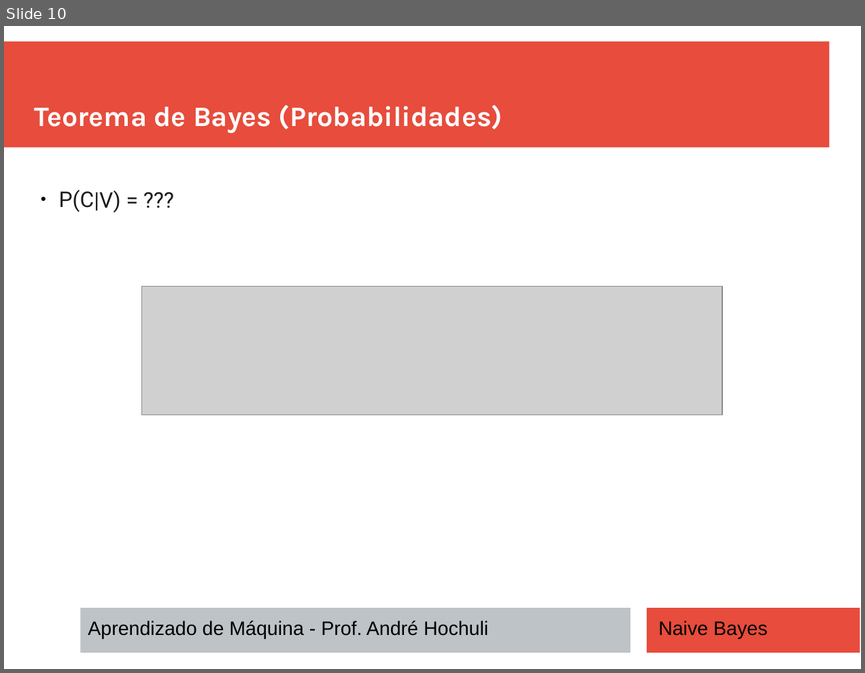
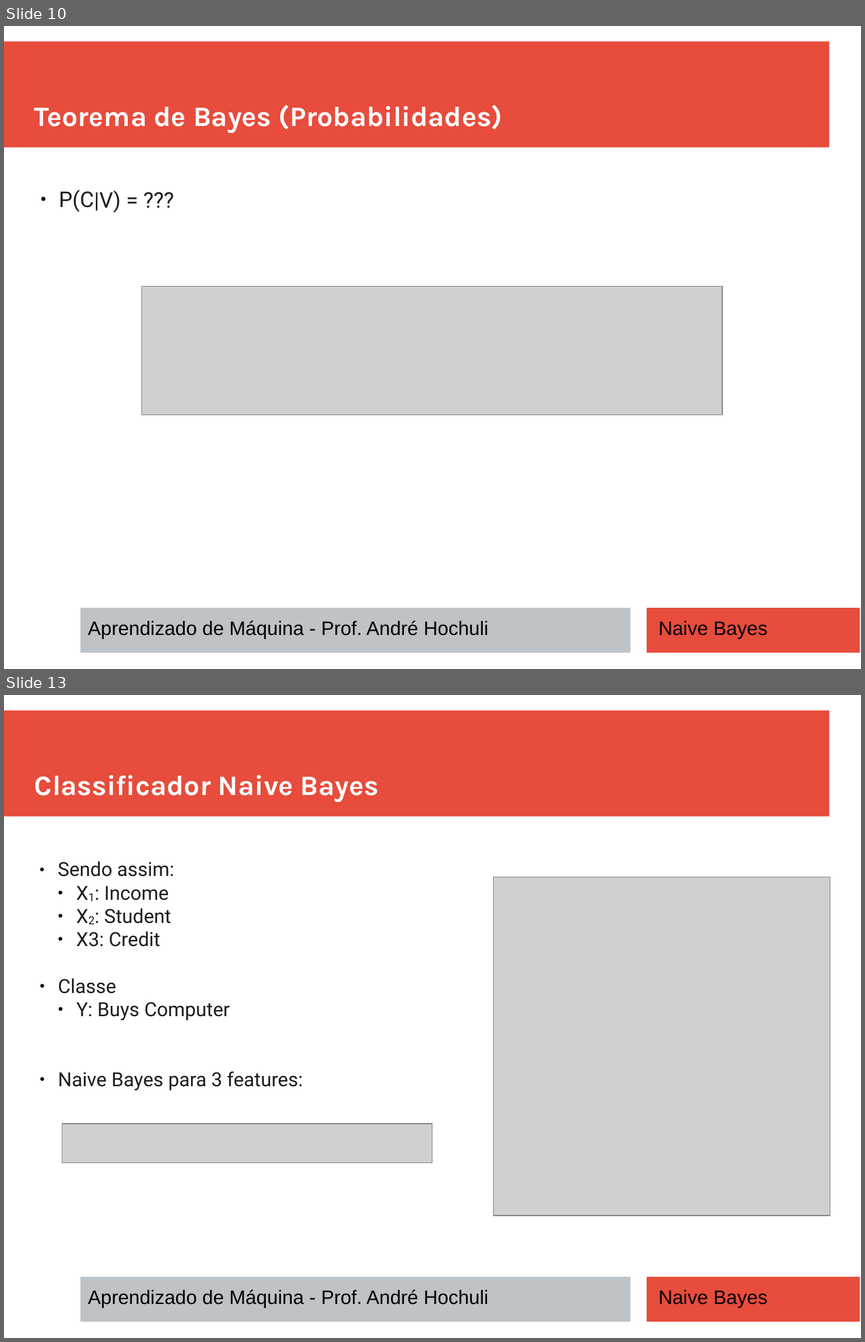
Before and after one commit to andrehochuli/teaching, a slide deck: AprendizadoMaquina/Tópico 02 - Aprendizado Supervisionado/Tópico 02 - Aprendizado-Supervisionado - Naive Bayes.pptx. Shown one above the other, each under a label of ours: slide 10 before the commit, slides 10 and 13 after it; the slides between them are not shown. The pictures are 865x673 and 865x1342 pixels, drawn with LibreOffice and Linux fonts; fonts in the diff are those of the drawing; grey boxes stand for pictures. Boxes give left, top, right and bottom in pixels: in the first picture for what was removed or moved away, otherwise in the second. Text is boxed around its words. In the diff, an @@ line names an element or a change of style, - is before the commit and + after.

Commit message:
Preparando Naive Bayes

```diff
--- a/AprendizadoMaquina/Tópico 02 - Aprendizado Supervisionado/Tópico 02 - Aprendizado-Supervisionado - Naive Bayes.pptx
+++ b/AprendizadoMaquina/Tópico 02 - Aprendizado Supervisionado/Tópico 02 - Aprendizado-Supervisionado - Naive Bayes.pptx
@@ slide 13 added at [4,695,861,1338], background #FFFFFF; not listed: 3 template elements that a slide beside it also shows @@
@@ text added at [35,775,379,802], 26 pt, text #FFFFFF, bold @@
+Classificador Naive Bayes
@@ text added at [58,861,303,1090], 18 pt, text #1C1C1C @@
+● Sendo assim:
+  ● X1: Income
+  ● X2: Student
+  ● X3: Credit
+● Classe
+  ● Y: Buys Computer
+● Naive Bayes para 3 features:
@@ picture added at [494,877,830,1216] @@
@@ picture added at [62,1123,432,1162] @@
@@ text added at [88,1289,488,1307], 18 pt, text #000000 @@
+Aprendizado de Máquina - Prof. André Hochuli
@@ text added at [658,1289,767,1307], 18 pt, text #000000 @@
+Naive Bayes
```
Also in this commit, not shown: 1 slide changed, 7 other slides added.
